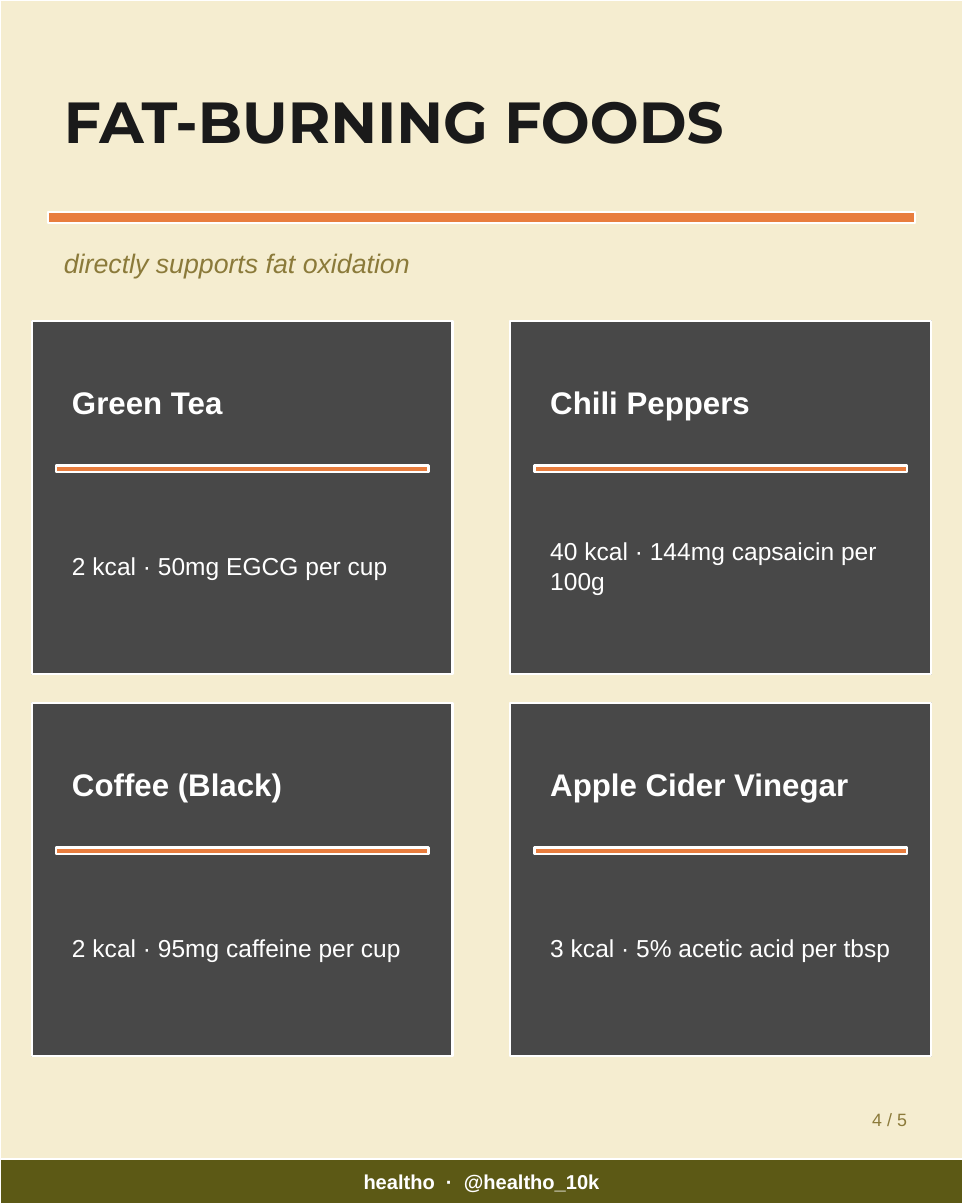
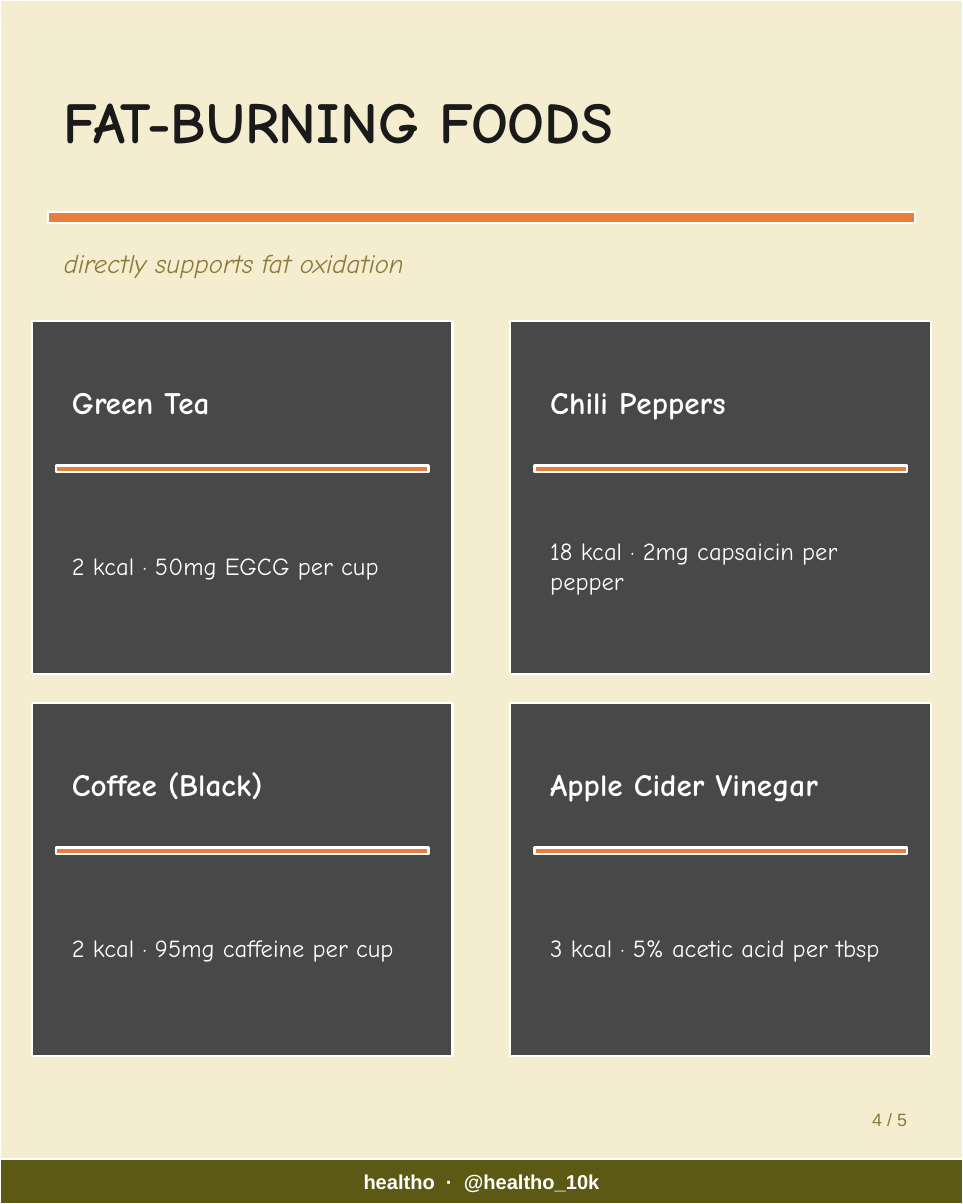
Before and after one commit to healtho-app/healtho, a slide deck: slide 4 of automation/output/2026-03-24-week13-topic3-carousel.pptx. Drawn at 963x1204 pixels with LibreOffice and Linux fonts; fonts in the diff are those of the drawing; grey boxes stand for pictures. Boxes give left, top, right and bottom in pixels: in the first picture for what was removed or moved away, otherwise in the second. Text is boxed around its words. In the diff, an @@ line names an element or a change of style, - is before the commit and + after.

```diff
--- a/automation/output/2026-03-24-week13-topic3-carousel.pptx
+++ b/automation/output/2026-03-24-week13-topic3-carousel.pptx
@@ text "FAT-BURNING FOODS" at [64, 103, 613, 144]: font Montserrat to Comic Neue @@
@@ text at [550, 543, 837, 595]: text changed; font Arial to Comic Neue @@
-40 kcal · 144mg capsaicin per 100g
+18 kcal · 2mg capsaicin per pepper
@@ font Arial to Comic Neue in 8 elements at [64, 254, 404, 278], [72, 393, 209, 415], [72, 558, 378, 580], [550, 393, 725, 420], [72, 772, 263, 799], [72, 940, 393, 962], [550, 775, 818, 802], [550, 940, 879, 962] @@
```
Also in this commit, not shown: 4 other slides changed, 5 other files.
